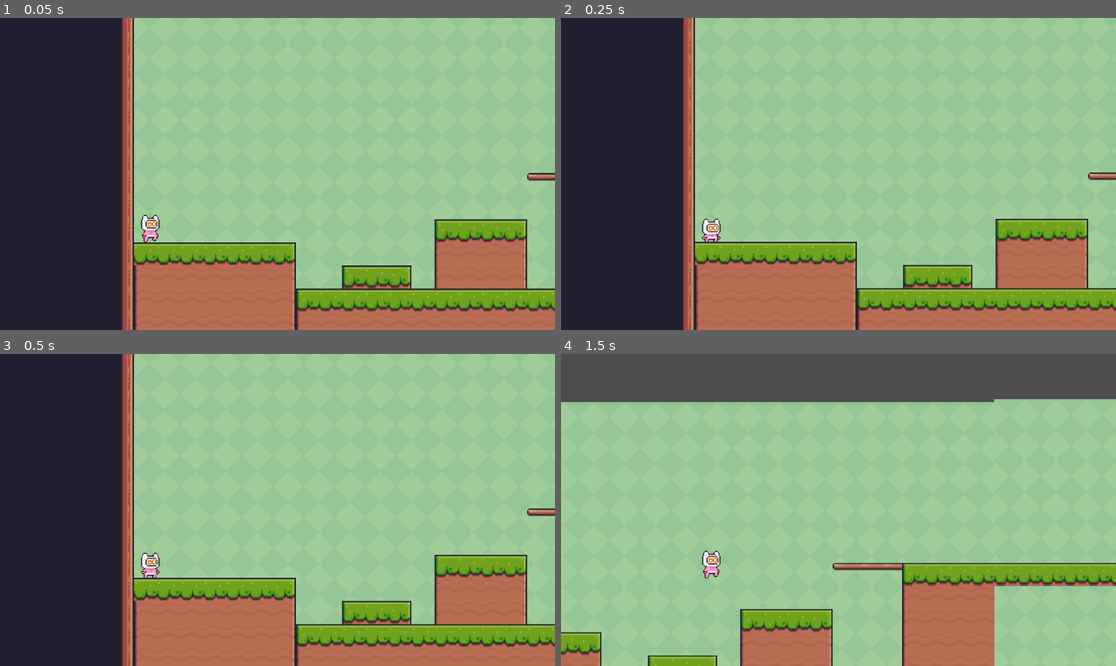
Above: before the commit, frames 1-4 (two rows, left to right).
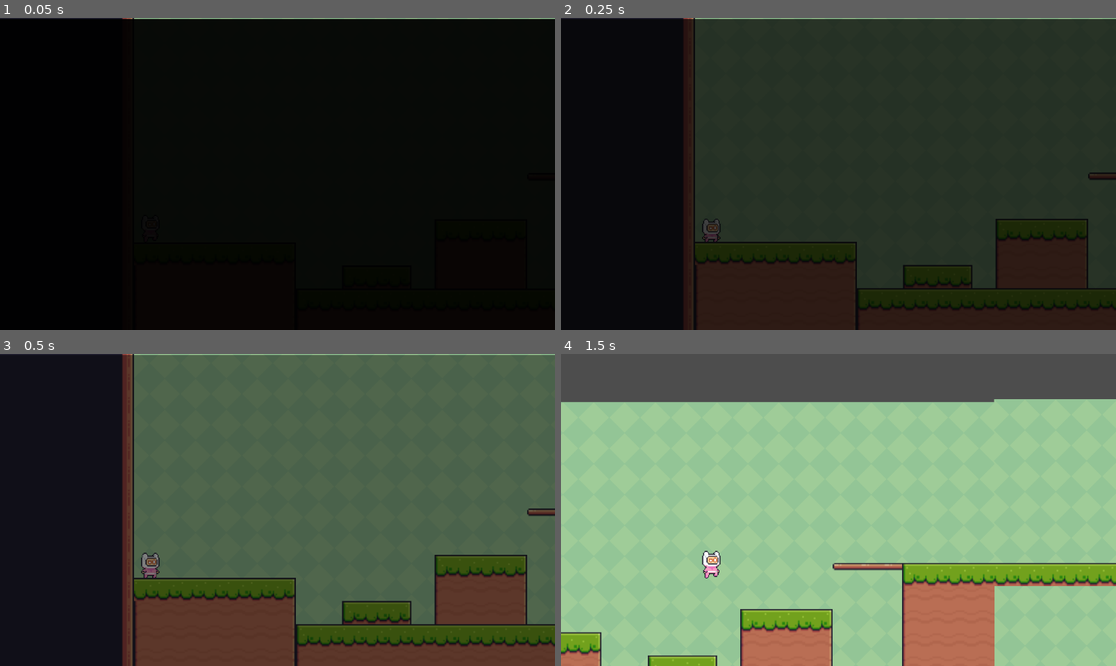
Above: after the commit, the same moments.

Repository: BryanBachelet/GodotDiscover
Game: Godot game, scene res://Scenes/main.tscn
Two runs of this game, one before a commit and one after it. Both use one fixed random seed, a clock stepped at 60 frames per second and the inputs below.
Inputs:
- Up to frame 1 (0.05 s): no input
- Up to frame 2 (0.25 s): no input
- Up to frame 3 (0.5 s): no input
- Up to frame 4 (1.5 s): hold D (Move_Right) from 0.53 s (still down); tap Space (Jump) at 0.77 s

The runs differ from the first frame. In frame 1, 100% of the frame differs, in the area x 0-100%, y 0-100%; in frame 2, 100%; in frame 3, 77%; in frame 4, nothing differs.

Commit message:
Add fade function

Diff:
--- a/Scenes/FadeStart.gd
+++ b/Scenes/FadeStart.gd
@@ -1,12 +1,38 @@
 extends ColorRect
 
+var isFadeOut = true
+var isFading = false
+var alphaLimit = 0
 
 # Called when the node enters the scene tree for the first time.
 func _ready():
+	FadeOut()
 	pass # Replace with function body.
 
 
 # Called every frame. 'delta' is the elapsed time since the previous frame.
 func _process(delta):
-	color.a -= delta;
+
+	if !isFading :
+		return
+
+	if isFadeOut :
+		color.a -= delta
+	else :
+		color.a +=  delta
+
+	if color.a == alphaLimit :
+		isFading = false
+
 	pass
+
+
+func FadeOut() :
+	alphaLimit = 0
+	isFadeOut = true
+	isFading = true
+
+func FadeIn() :
+	alphaLimit = 1
+	isFadeOut = false
+	isFading = true
--- a/Scenes/main.tscn
+++ b/Scenes/main.tscn
@@ -3,7 +3,7 @@
 [ext_resource type="Texture2D" uid="uid://c0565n11v7cnb" path="res://Assets/Green.png" id="1_3hunv"]
 [ext_resource type="Texture2D" uid="uid://ynqd4qpj5hag" path="res://Assets/Terrain (16x16).png" id="2_lcxnw"]
 [ext_resource type="PackedScene" uid="uid://b53iwxynj1ide" path="res://Scenes/mainCharacter.tscn" id="3_673y6"]
-[ext_resource type="Script" path="res://Scenes/FadeStart.gd" id="4_2h21d"]
+[ext_resource type="PackedScene" uid="uid://cgoquplnqdltm" path="res://fade_rectangle.tscn" id="4_55v4y"]
 
 [sub_resource type="TileSetAtlasSource" id="TileSetAtlasSource_ey10j"]
 texture = ExtResource("2_lcxnw")
@@ -629,9 +629,9 @@
 [node name="Camera2D" type="Camera2D" parent="CharacterBody2D"]
 position = Vector2(265, -111)
 
-[node name="FadeRectangle" type="ColorRect" parent="."]
-visible = false
-offset_right = 1155.0
-offset_bottom = 651.0
-color = Color(0, 0, 0, 1)
-script = ExtResource("4_2h21d")
+[node name="FadeRectangle" parent="CharacterBody2D/Camera2D" instance=ExtResource("4_55v4y")]
+visible = true
+offset_left = -578.0
+offset_top = -322.0
+offset_right = 577.0
+offset_bottom = 329.0
--- a/Scenes/mainCharacter.gd
+++ b/Scenes/mainCharacter.gd
@@ -6,7 +6,7 @@
 const MAX_SPEED = 600.0
 const JUMP_VELOCITY = -500
 @onready var sprite_2d = $Sprite2D
-
+@onready var color_rec = $Camera2D/FadeRectangle
 # Get the gravity from the project settings to be synced with RigidBody nodes.
 var gravity = ProjectSettings.get_setting("physics/2d/default_gravity")
 
@@ -38,5 +38,6 @@
 
 	move_and_slide()
 
+
 	var isLeft = velocity.x < 0
 	sprite_2d.flip_h = isLeft
--- /dev/null
+++ b/fade_rectangle.tscn
@@ -0,0 +1,10 @@
+[gd_scene load_steps=2 format=3 uid="uid://cgoquplnqdltm"]
+
+[ext_resource type="Script" path="res://Scenes/FadeStart.gd" id="1_gxu27"]
+
+[node name="FadeRectangle" type="ColorRect"]
+visible = false
+offset_right = 1155.0
+offset_bottom = 651.0
+color = Color(0, 0, 0, 1)
+script = ExtResource("1_gxu27")
